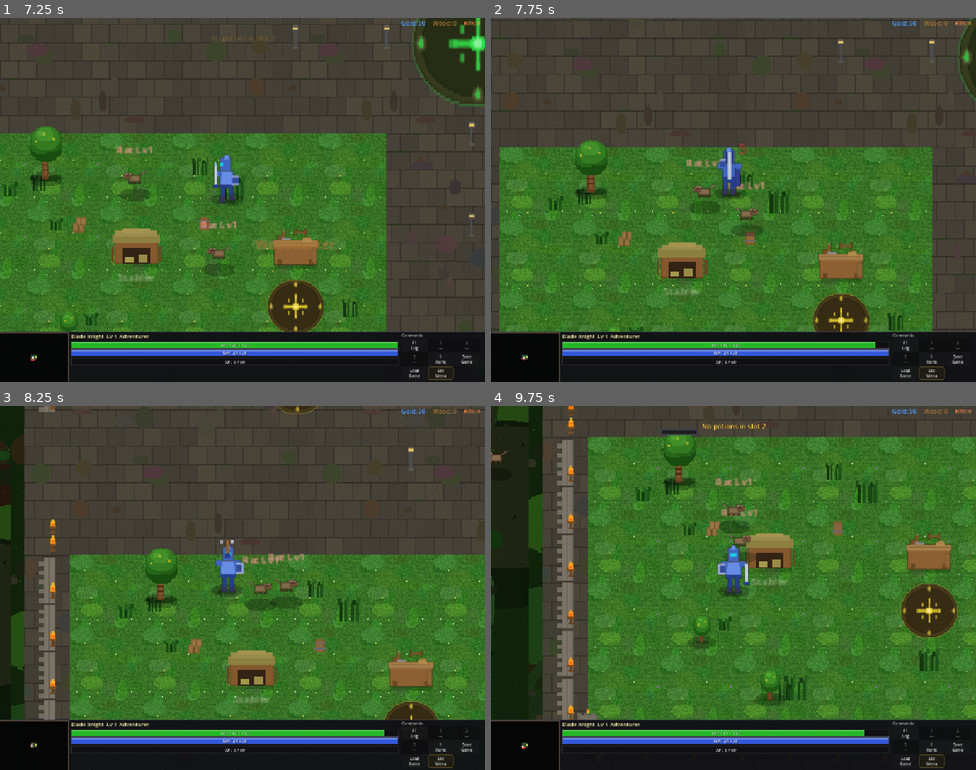
Above: before the commit, frames 1-4 (two rows, left to right).
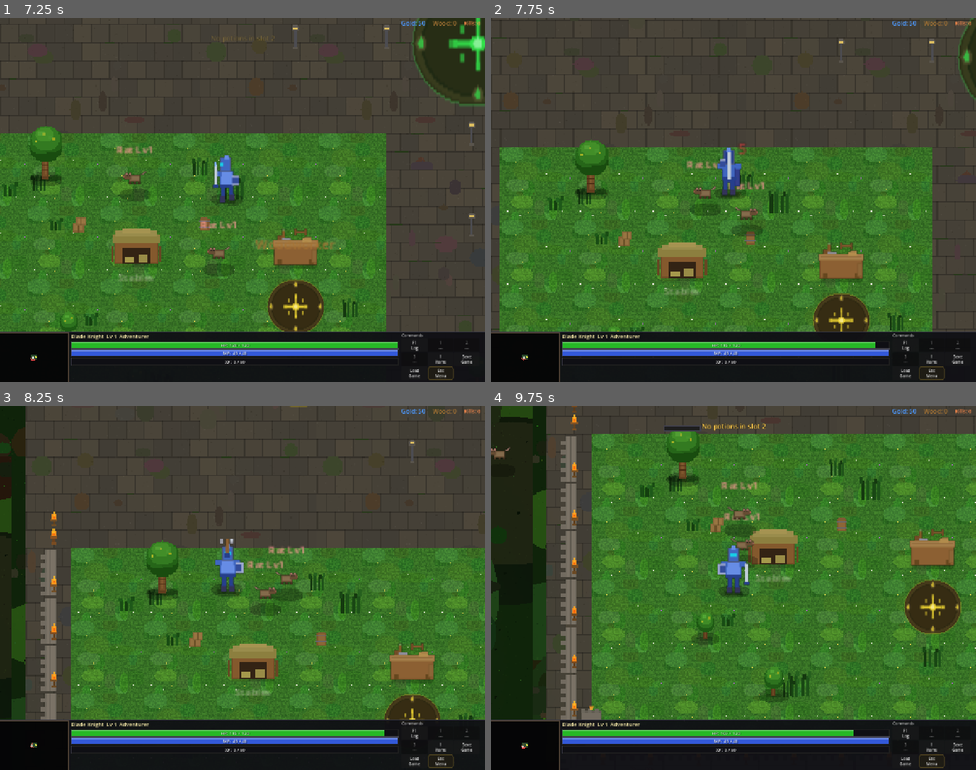
Above: after the commit, the same moments.

Repository: slxny/legends-open-rpg
Game: Godot game, scene res://scenes/main.tscn
The game is run twice, just before and just after one commit, with the same random seed, the same clock (stepped at 60 frames per second) and the same inputs.
Inputs (mouse positions are in pixels of both pictures, inside the frame that each line leads up to):
- Up to frame 1 (7.25 s): tap Enter at 0.5 s; move the mouse to (349, 181) at 0.52 s; hold D (move_right) 0.53-1.25 s; hold Space (attack) 0.53-1.25 s; click (349, 181) at 0.67 s; drag from (145, 218) to (218, 272) at 1.27 s; click "SELECT" at 2 s; move the mouse to (33, 356) at 2.77 s; hold D (move_right) 2.78-3.5 s; hold Space (attack) 2.78-3.5 s; tap F (interact) at 2.85 s; click (33, 356) at 2.92 s; drag from (218, 272) to (451, 94) at 3.52 s; move the mouse to (388, 254) at 4.27 s; hold A (move_left) 4.28-5 s; hold Space (attack) 4.28-5 s; tap 2 at 4.35 s; drag from (97, 145) to (431, 360) at 5.02 s; move the mouse to (266, 200) at 5.77 s; hold S (move_down) 5.78-6.5 s; hold Space (attack) 5.78-6.5 s; click (266, 200) at 5.92 s; drag from (4, 254) to (242, 221) at 6.52 s
- Up to frame 2 (7.75 s): drag from (534, 178) to (782, 119) at 7.27 s
- Up to frame 3 (8.25 s): drag from (145, 759) to (373, 726) at 8.02 s
- Up to frame 4 (9.75 s): move the mouse to (772, 584) at 8.77 s; hold S (move_down) 8.78-9.5 s; hold Space (attack) 8.78-9.5 s; tap 2 at 8.85 s; click (772, 584) at 8.92 s; drag from (767, 726) to (733, 609) at 9.52 s

Frame 1 is identical in both runs. In frame 2, 0.9% of the frame differs, in the area x 0-98%, y 5-87%; in frame 3, 13%; in frame 4, 16%, in the area x 0-100%, y 0-91%.

Commit message:
Fix enemies getting stuck/glued to the hero while moving (v0.66.3)
Three root causes fixed:
1. ATTACK state was chasing at 40-100% speed to maintain ideal_dist —
   reduced to 10-30% so enemies gently reposition instead of sticking.
2. Disengage range was 2x attack_range (70px for 35px range) — narrowed
   to 1.3x so enemies drop out of ATTACK state sooner when player walks away.
3. No player-repulsion in separation push — enemies would pile directly on
   top of the player. Added 20px soft push radius away from the player.

Co-Authored-By: Claude Opus 4.6 <noreply@anthropic.com>

Diff:
--- a/scenes/enemies/enemy.gd
+++ b/scenes/enemies/enemy.gd
@@ -219,7 +219,7 @@
 	_aggro_range_sq = aggro_range * aggro_range
 	_chase_range_sq = chase_range * chase_range
 	_attack_range_sq = stats.attack_range * stats.attack_range
-	var disengage = stats.attack_range * 2.0
+	var disengage = stats.attack_range * 1.3
 	_attack_disengage_sq = disengage * disengage
 	var alert_range = aggro_range * ALERT_RANGE_MULTIPLIER
 	_alert_range_sq = alert_range * alert_range
@@ -459,6 +459,16 @@
 			# Inverse-linear falloff: stronger push when closer
 			var strength = (1.0 - dist / check_radius) * 150.0
 			push += diff.normalized() * strength
+	# Push away from the player to prevent piling on top of them
+	if is_instance_valid(target):
+		var player_diff = pos - target.global_position
+		var player_dist_sq = player_diff.length_squared()
+		var player_push_radius: float = 20.0
+		var player_push_radius_sq = player_push_radius * player_push_radius
+		if player_dist_sq < player_push_radius_sq and player_dist_sq > 0.1:
+			var player_dist = sqrt(player_dist_sq)
+			var player_strength = (1.0 - player_dist / player_push_radius) * 200.0
+			push += player_diff.normalized() * player_strength
 	# Softer cap during attack so combat positioning isn't disrupted
 	var max_push = 70.0 if in_attack else 120.0
 	if push.length_squared() > max_push * max_push:
@@ -516,14 +526,16 @@
 	# Keep enemies spread apart and maintain comfortable combat distance
 	var sep = _get_separation_push(true)
 	var dist = to_target.length()
-	var ideal_dist = stats.attack_range * 0.7
+	var ideal_dist = stats.attack_range * 0.85
 	var move_toward = Vector2.ZERO
 	if dist > 0.1:
 		var dir_to_target = to_target.normalized()
 		if dist < ideal_dist:
-			move_toward = -dir_to_target * stats.move_speed * 0.2
-		elif dist > ideal_dist + 3.0:
-			var urgency = clampf((dist - ideal_dist) / (stats.attack_range * 0.5), 0.4, 1.0)
+			# Back off slowly if too close
+			move_toward = -dir_to_target * stats.move_speed * 0.15
+		elif dist > ideal_dist + 5.0:
+			# Close in gently — don't chase the player at full speed
+			var urgency = clampf((dist - ideal_dist) / (stats.attack_range * 0.5), 0.1, 0.3)
 			move_toward = dir_to_target * stats.move_speed * urgency
 
 		# Project separation perpendicular to target direction so enemies
--- a/scenes/ui/changelog_dialog.gd
+++ b/scenes/ui/changelog_dialog.gd
@@ -9,9 +9,19 @@
 var _is_visible: bool = false
 var _is_mobile: bool = false
 
-const GAME_VERSION := "v0.66.2"
+const GAME_VERSION := "v0.66.3"
 
 const CHANGELOG: Array[Dictionary] = [
+	{
+		"version": "v0.66.3",
+		"title": "Fix enemies getting stuck on the hero",
+		"date": "2026-02-24",
+		"entries": [
+			"Enemies no longer chase the player at full speed while in attack state",
+			"Narrowed attack disengage range so enemies let go sooner when player moves away",
+			"Added player-repulsion push so enemies don't pile on top of the hero",
+		]
+	},
 	{
 		"version": "v0.66.2",
 		"title": "Fix PWA orientation and mobile detection",
